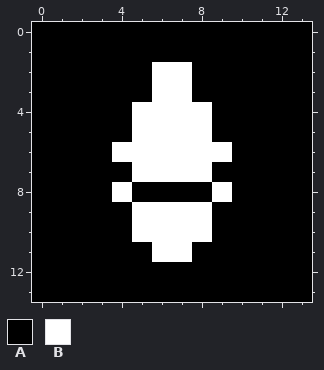
Two states of a pixel-art sprite, icons/nanox_app_cpchain.gif. This is how it looked before the edit.
The file is 14x14 pixels. Colours within 5 levels of each other are drawn and written as one.
Palette (. is transparent): A #000000  B #ffffff
Pixels before, first column x 0:
 0 AAAAAAAAAAAAAA
 1 AAAAAAAAAAAAAA
 2 AAAAAABBAAAAAA
 3 AAAAAABBAAAAAA
 4 AAAAABBBBAAAAA
 5 AAAAABBBBAAAAA
 6 AAAABBBBBBAAAA
 7 AAAAABBBBAAAAA
 8 AAAABAAAABAAAA
 9 AAAAABBBBAAAAA
10 AAAAABBBBAAAAA
11 AAAAAABBAAAAAA
12 AAAAAAAAAAAAAA
13 AAAAAAAAAAAAAA
Now the later version:
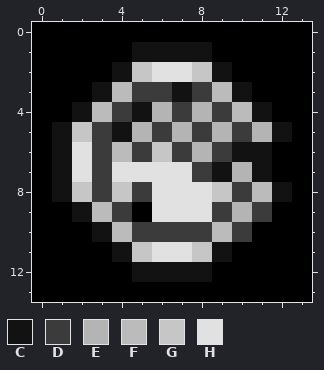
Colours new in this view: C #121212  D #3b3b3b  E #b4b4b4  F #bbbbbb  G #c6c6c6  H #e1e1e1
What changed:
{"y":1,"x":5,"old":"AAAA","new":"CCCC"}
{"y":2,"x":4,"old":"AABBAA","new":"CGHHGC"}
{"y":3,"x":3,"old":"AAABBAAA","new":"CFDDCDFC"}
{"y":4,"x":2,"old":"AAABBBBAAA","new":"CFDCEDEDFC"}
{"y":5,"x":1,"old":"AAAABBBBAAAA","new":"CGDCEDEDEDEC"}
{"y":6,"x":1,"old":"AAABBBBBBAA","new":"CHDFDGDEDCC"}
{"y":7,"x":1,"old":"AAAABBBBAAA","new":"CHDHHHHDCEC"}
{"y":8,"x":1,"old":"AAABAAAABAAA","new":"CGDGDHHHGDFC"}
{"y":9,"x":2,"old":"AAABBBBAAA","new":"CFDAHHHDED"}
{"y":10,"x":3,"old":"AABBBBAA","new":"CFDDDDFD"}
{"y":11,"x":4,"old":"AABBAA","new":"CGHHGC"}
{"y":12,"x":5,"old":"AAAA","new":"CCCC"}
{"label":"changed","picture_box":[52,42,292,282]}
